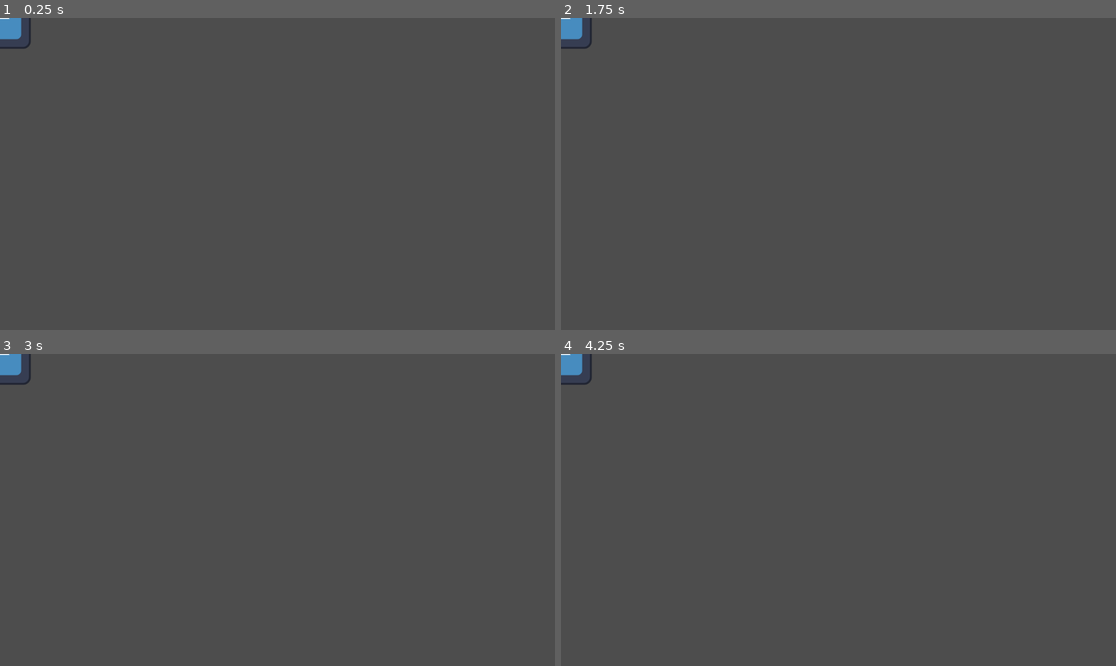
Above: before the commit, frames 1-4 (two rows, left to right).
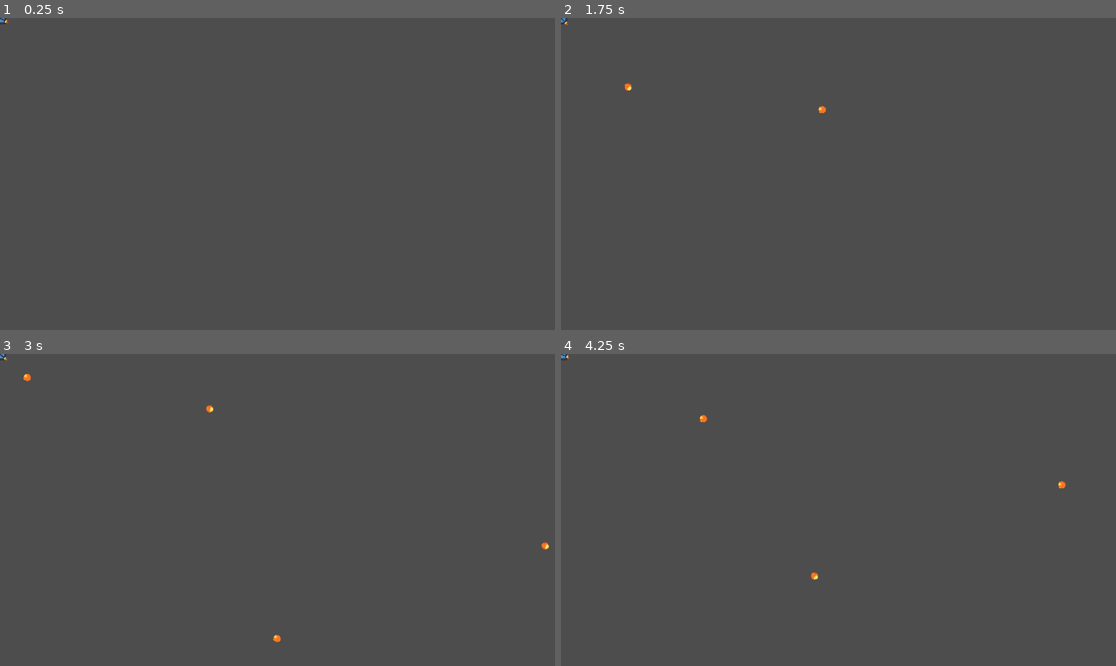
Above: after the commit, the same moments.

Repository: MadeInShineA/goose-defender
Game: Godot game, scene res://main.tscn
The game is run twice, just before and just after one commit, with the same random seed, the same clock (stepped at 60 frames per second) and the same inputs. The engine's default icon, where the game draws it, is replaced by a stand-in: a white triangle on a blue panel in a dark square.
Inputs (mouse positions are in pixels of both pictures, inside the frame that each line leads up to):
- Up to frame 1 (0.25 s): no input
- Up to frame 2 (1.75 s): tap Enter at 0.5 s; move the mouse to (960, 158) at 0.52 s; click (960, 158) at 0.6 s; tap Space at 1.25 s; move the mouse to (727, 189) at 1.27 s; click (727, 189) at 1.35 s
- Up to frame 3 (3 s): move the mouse to (333, 441) at 2.02 s; click (333, 441) at 2.1 s; tap Enter at 2.75 s; move the mouse to (249, 572) at 2.77 s; click (249, 572) at 2.85 s
- Up to frame 4 (4.25 s): move the mouse to (1005, 556) at 3.52 s; click (1005, 556) at 3.6 s

The runs differ from the first frame. In frame 1, 0.3% of the frame differs, in the area x 0-6%, y 0-10%; in frame 2, 0.4%; in frame 3, 0.4%, in the area x 0-99%, y 0-93%; in frame 4, 0.4%.

Commit message:
Made the staff follow the cursor and shoot on left click

Diff:
--- a/character.gd
+++ /dev/null
@@ -1,21 +0,0 @@
-extends Node2D
-
-@onready var main = get_tree().get_root().get_node("main")
-@onready var projectile = load("res://projectile.tscn")
-
-func _input(event):
-	# Mouse in viewport coordinates.
-	if event is InputEventMouseButton and event.pressed:
-		print("Mouse Click/Unclick at: ", event.position)
-		shoot(global_position.angle_to_point(event.position))
-
-func shoot(direction: float):
-	var instance = projectile.instantiate()
-	instance.direction = direction
-	instance.spawn_position = global_position
-	instance.spawn_rotation = direction
-	main.add_child.call_deferred(instance)
-
-func _physics_process(delta: float) -> void:
-	pass
-	#rotation_degrees += 50 * delta
--- a/main.gd
+++ /dev/null
@@ -1 +0,0 @@
-extends Node2D
--- a/main.tscn
+++ b/main.tscn
@@ -1,14 +1,14 @@
-[gd_scene load_steps=4 format=3 uid="uid://d3m2p24q0qesq"]
+[gd_scene load_steps=3 format=3 uid="uid://d3m2p24q0qesq"]
 
-[ext_resource type="Script" uid="uid://dfexbd1fnfm12" path="res://character.gd" id="1_0xm2m"]
-[ext_resource type="Script" uid="uid://bj3c5ppgicg8u" path="res://main.gd" id="1_h2yge"]
 [ext_resource type="Texture2D" uid="uid://33753ss22kl4" path="res://icon.svg" id="2_h2yge"]
+[ext_resource type="PackedScene" uid="uid://y8av8bqvegr8" path="res://staff.tscn" id="4_1bvp3"]
 
 [node name="main" type="Node2D"]
-script = ExtResource("1_h2yge")
 
 [node name="character" type="Node2D" parent="."]
-script = ExtResource("1_0xm2m")
 
 [node name="Sprite2D" type="Sprite2D" parent="character"]
+scale = Vector2(0.2, 0.2)
 texture = ExtResource("2_h2yge")
+
+[node name="staff" parent="character" instance=ExtResource("4_1bvp3")]
--- a/project.godot
+++ b/project.godot
@@ -14,3 +14,11 @@
 run/main_scene="res://main.tscn"
 config/features=PackedStringArray("4.4", "Forward Plus")
 config/icon="res://icon.svg"
+
+[input]
+
+fire={
+"deadzone": 0.2,
+"events": [Object(InputEventMouseButton,"resource_local_to_scene":false,"resource_name":"","device":-1,"window_id":0,"alt_pressed":false,"shift_pressed":false,"ctrl_pressed":false,"meta_pressed":false,"button_mask":0,"position":Vector2(0, 0),"global_position":Vector2(0, 0),"factor":1.0,"button_index":1,"canceled":false,"pressed":false,"double_click":false,"script":null)
+]
+}
--- a/projectile.gd
+++ b/projectile.gd
@@ -1,14 +1,10 @@
-extends CharacterBody2D
+extends Node2D
 @export var SPEED = 100
+@onready var animated_sprite_2d = $AnimatedSprite2D
 
-var direction: float
-var spawn_position: Vector2
-var spawn_rotation: float
 
-func _ready() -> void:
-	global_position = spawn_position
-	global_rotation = spawn_rotation
+func _process(delta: float) -> void:
+	position += transform.x * SPEED * delta
 
-func _physics_process(delta: float) -> void:
-		velocity = Vector2(0, -SPEED).rotated(direction)
-		move_and_slide()
+func _ready():
+	animated_sprite_2d.play("default")
--- a/projectile.tscn
+++ b/projectile.tscn
@@ -1,19 +1,40 @@
-[gd_scene load_steps=4 format=3 uid="uid://duo8yawgjwbj8"]
+[gd_scene load_steps=8 format=3 uid="uid://duo8yawgjwbj8"]
 
 [ext_resource type="Script" uid="uid://d0hh6ye31nlyb" path="res://projectile.gd" id="1_qxf0c"]
 [ext_resource type="Texture2D" uid="uid://chrciew14j4m2" path="res://sprites/fireball/FB500-1.png" id="2_dgwo2"]
+[ext_resource type="Texture2D" uid="uid://cxd3qevjwrcrk" path="res://sprites/fireball/FB500-2.png" id="3_dac07"]
+[ext_resource type="Texture2D" uid="uid://ctbrgyffc8gf1" path="res://sprites/fireball/FB500-3.png" id="4_0c7x6"]
+[ext_resource type="Texture2D" uid="uid://dit4lhoaq4cl8" path="res://sprites/fireball/FB500-4.png" id="5_wpwum"]
+[ext_resource type="Texture2D" uid="uid://bbefajfgspt0h" path="res://sprites/fireball/FB500-5.png" id="6_nsmhe"]
 
-[sub_resource type="CircleShape2D" id="CircleShape2D_sxmqc"]
-radius = 33.0606
+[sub_resource type="SpriteFrames" id="SpriteFrames_1umjp"]
+animations = [{
+"frames": [{
+"duration": 1.0,
+"texture": ExtResource("2_dgwo2")
+}, {
+"duration": 1.0,
+"texture": ExtResource("3_dac07")
+}, {
+"duration": 1.0,
+"texture": ExtResource("4_0c7x6")
+}, {
+"duration": 1.0,
+"texture": ExtResource("5_wpwum")
+}, {
+"duration": 1.0,
+"texture": ExtResource("6_nsmhe")
+}],
+"loop": true,
+"name": &"default",
+"speed": 10.0
+}]
 
-[node name="Projectile" type="CharacterBody2D"]
+[node name="Projectile" type="Node2D"]
 script = ExtResource("1_qxf0c")
 SPEED = 500
 
-[node name="Sprite2D" type="Sprite2D" parent="."]
-scale = Vector2(0.2, 0.2)
-texture = ExtResource("2_dgwo2")
-
-[node name="CollisionShape2D" type="CollisionShape2D" parent="."]
-position = Vector2(-2, -4)
-shape = SubResource("CircleShape2D_sxmqc")
+[node name="AnimatedSprite2D" type="AnimatedSprite2D" parent="."]
+scale = Vector2(0.05, 0.05)
+sprite_frames = SubResource("SpriteFrames_1umjp")
+frame_progress = 0.210131
--- /dev/null
+++ b/staff.gd
@@ -0,0 +1,18 @@
+extends Node2D
+
+const PROJECTILE = preload("res://projectile.tscn")
+@onready var fire_point: Marker2D = $Marker2D
+
+func _process(delta: float) -> void:
+	look_at(get_global_mouse_position())
+	"""
+	if rotation_degrees > 90 and rotation_degrees < 270:
+		scale.y = -1
+	else:
+		scale.y = 1
+	"""
+	if Input.is_action_just_pressed("fire"):
+		var projectile_instance = PROJECTILE.instantiate()
+		get_tree().root.add_child(projectile_instance)
+		projectile_instance.global_position = fire_point.global_position
+		projectile_instance.rotation = rotation
--- /dev/null
+++ b/staff.tscn
@@ -0,0 +1,16 @@
+[gd_scene load_steps=3 format=3 uid="uid://y8av8bqvegr8"]
+
+[ext_resource type="Script" uid="uid://t5wk5j0nf8kp" path="res://staff.gd" id="1_ycvyx"]
+[ext_resource type="Texture2D" uid="uid://cal1lg0lxkg2" path="res://sprites/staves/staff16.png" id="2_ycvyx"]
+
+[node name="staff" type="Node2D"]
+script = ExtResource("1_ycvyx")
+
+[node name="Sprite2D" type="Sprite2D" parent="."]
+texture_filter = 1
+position = Vector2(11, 0)
+rotation = 2.34398
+texture = ExtResource("2_ycvyx")
+
+[node name="Marker2D" type="Marker2D" parent="."]
+position = Vector2(17, 0)
Binary file added: sprites/staves/Zweihander-1.png
Not shown, added: sprites/staves/Zweihander-1.png.import
Binary file added: sprites/staves/book1.png
Not shown, added: sprites/staves/book1.png.import
Binary file added: sprites/staves/book10.png
Not shown, added: sprites/staves/book10.png.import
Binary file added: sprites/staves/book11.png
Not shown, added: sprites/staves/book11.png.import
Binary file added: sprites/staves/book12.png
Not shown, added: sprites/staves/book12.png.import
Binary file added: sprites/staves/book13.png
Not shown, added: sprites/staves/book13.png.import
(and 195 more such lines)
